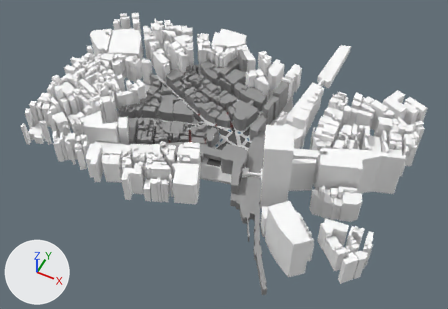
Two versions of the glTF model resources/models/GIS_Trial/shibuya cut.glb, one commit apart.
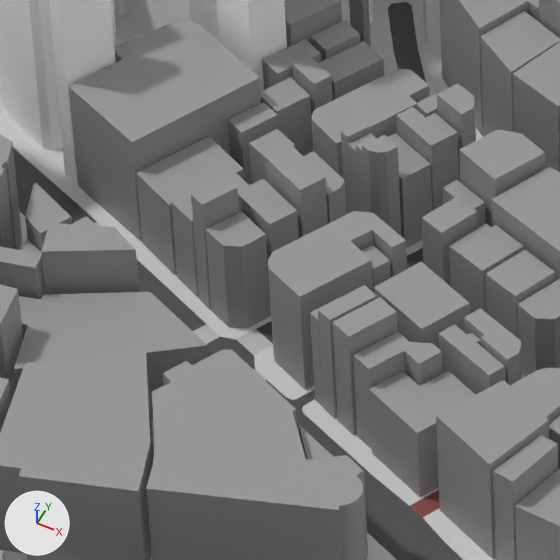
Each version appears first whole from a camera (50 mm lens) standing at (691.0, -1432.0, 1674.0) and looking at (20.0, -90.0, -4.0), and next in a close-up on the part from 36% to 47% of the width and 22% to 39% of the height. Arrows for +X, +Y and +Z are at lower left; the lights stay in place. Objects named as collision shapes, trigger or cutter boxes, shadow casters or lower levels of detail are left out. Vertices at the same position are counted once.

Objects in the first close-up: 'LowPoly::highway-Col', 'LowPoly:Walkway-Col', 'Todo:Buildings-Col', 'Todo:BuildingsNoCol'.
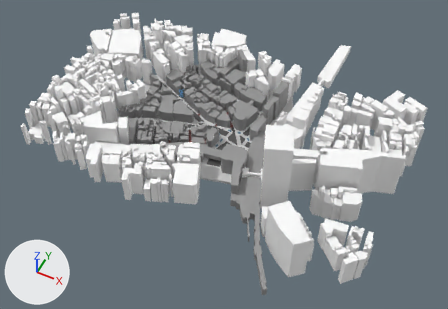
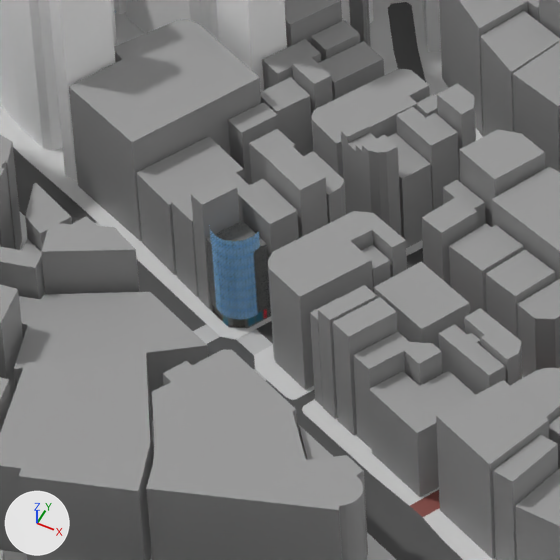
Location of each change, (x1, y1, x2, y2) in pixels of the close-ups (560 x 560 px):
'Daikokuya.001', added
    after: (209, 225, 260, 320)
'Daikokuya', added
    after: (206, 221, 271, 328)
    faces in mat_bricks: (206, 221, 271, 328)
    faces in mat_windowtall: (223, 311, 263, 327)
    faces in mat_garagedoor: (212, 305, 245, 327)
part 1 of me_areas_building, deleted
    before: (205, 212, 271, 328)

The change, as a list of edits to the scene's bpy script:
```text
Add img_daikokuya_glass:
    img_daikokuya_glass = load_image('daikokuya glass', '_unpacked/daikokuya_glass', 128, 128, 'sRGB')
Add img_garage_door:
    img_garage_door = load_image('garage door', '_unpacked/garage_door', 256, 256, 'sRGB')
Add img_brick_wall_01:
    img_brick_wall_01 = load_image('brick wall 01', '_unpacked/brick_wall_01', 128, 128, 'sRGB')
Add img_ads:
    img_ads = load_image('ads', '_unpacked/ads', 1024, 1024, 'sRGB')
Add img_windowpanetall:
    img_windowpanetall = load_image('windowPaneTall', '_unpacked/windowPaneTall', 128, 128, 'sRGB')
Add mat_material_001:
    mat_material_001 = bpy.data.materials.new('Material.001')
    # uses the picture img_daikokuya_glass
Add mat_garagedoor:
    mat_garagedoor = bpy.data.materials.new('GarageDoor')
    # uses the picture img_garage_door
Add mat_bricks:
    mat_bricks = bpy.data.materials.new('Bricks')
    # uses the picture img_brick_wall_01
Add mat_ads:
    mat_ads = bpy.data.materials.new('Ads')
    # uses the picture img_ads
Add mat_windowtall:
    mat_windowtall = bpy.data.materials.new('WindowTall')
    # uses the picture img_windowpanetall
Change me_areas_building:
    where me_areas_building.from_pydata(...)  # 2508 vertices, 3424 faces; spans x -421.0..388.0, y -549.0..350.0, z 0.0..111.0
    used by ob_todo_buildings_col; location = (0.0, 0.0, 0.0)
    me_areas_building part 1: the loose piece of 10 vertices spanning x -274.0..-253.0, y 98.0..117.0, z 0.0..41.0 is deleted
Add me_areas_building_005:
    me_areas_building_005.from_pydata(...)  # 22 vertices, 24 faces; spans x -9.4..8.7, y -8.0..2.0, z 5.0..43.7
    me_areas_building_005.materials.append(mat_material_001)
Add me_areas_building_004:
    me_areas_building_004.from_pydata(...)  # 44 vertices, 67 faces; spans x -11.0..10.1, y -7.8..11.4, z 0.0..36.0
    # faces by material slot: [12, 39, 12, 4]
    me_areas_building_004.materials.append(mat_garagedoor)
    me_areas_building_004.materials.append(mat_bricks)
    me_areas_building_004.materials.append(mat_windowtall)
    me_areas_building_004.materials.append(mat_ads)
Add ob_daikokuya_001:
    ob_daikokuya_001 = bpy.data.objects.new('Daikokuya.001', me_areas_building_005)
    ob_daikokuya_001.location = (-263.0, 105.4, 0.0)
Add ob_daikokuya:
    ob_daikokuya = bpy.data.objects.new('Daikokuya', me_areas_building_004)
    ob_daikokuya.location = (-263.0, 105.4, 0.0)
```
